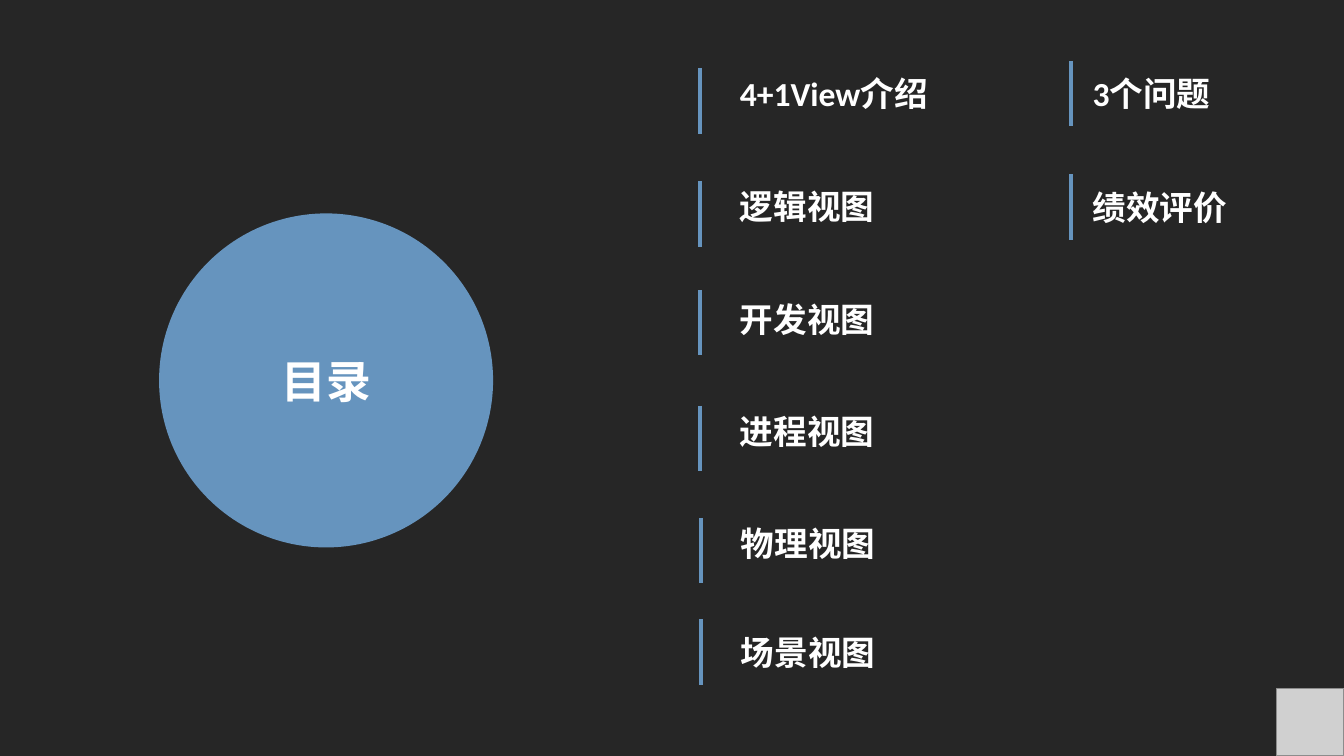
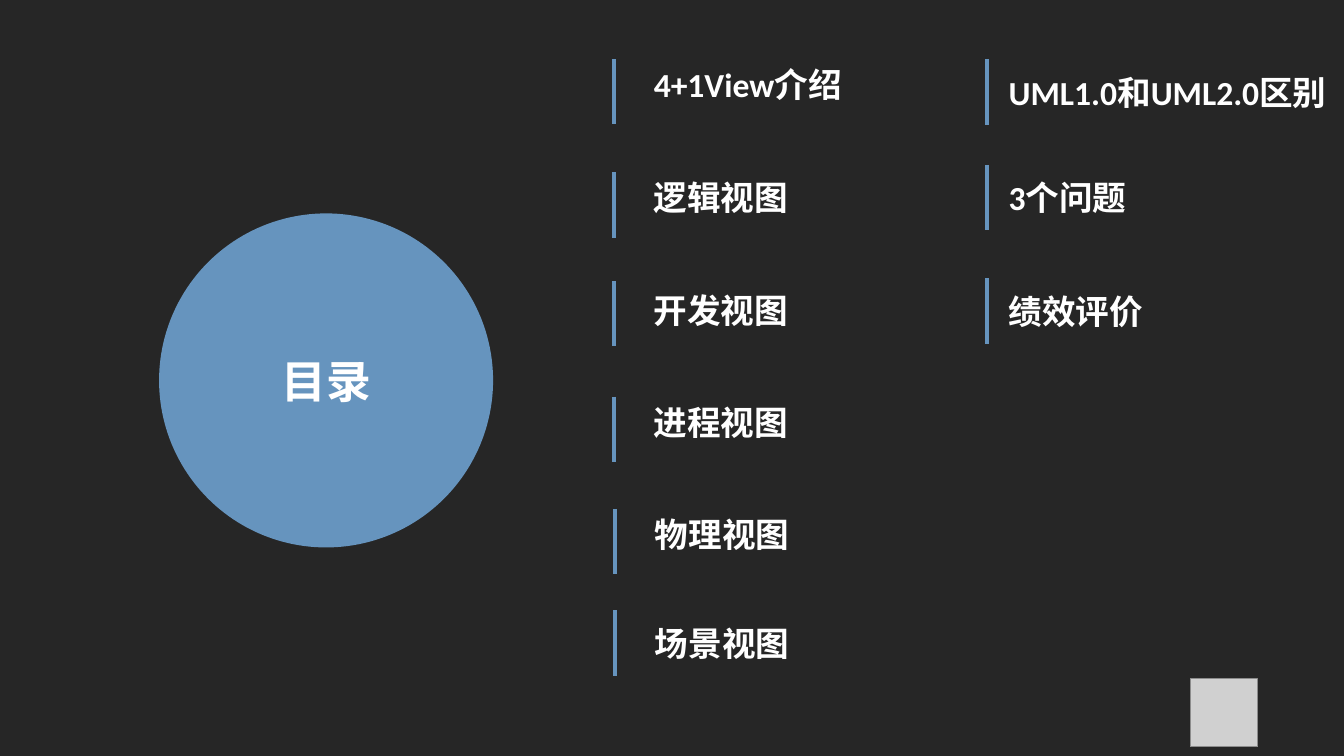
Before and after one commit to ToryXu0407/Project_yc, a slide deck: slide 2 of 翻转课堂/翻转课堂4+1View.pptx. Drawn at 1344x756 pixels with LibreOffice and Linux fonts; fonts in the diff are those of the drawing; grey boxes stand for pictures. Boxes give left, top, right and bottom in pixels: in the first picture for what was removed or moved away, otherwise in the second. Text is boxed around its words. In the diff, an @@ line names an element or a change of style, - is before the commit and + after.

```diff
--- a/翻转课堂/翻转课堂4+1View.pptx
+++ b/翻转课堂/翻转课堂4+1View.pptx
@@ 6 texts, 6 lines, 1 picture: place and size @@
-6 texts, 6 lines, 1 picture at [700, 69, 1344, 756]
+6 texts, 6 lines, 1 picture at [614, 59, 1258, 746]
@@ line added from (987, 59) to (987, 125), #6694BE 3 pt @@
@@ text added at [1009, 77, 1327, 108], 24 pt, text #FFFFFF, bold @@
+UML1.0和UML2.0区别
@@ 2 texts, 2 lines: place and size @@
-2 texts, 2 lines at [1071, 60, 1227, 240]
+2 texts, 2 lines at [987, 165, 1143, 344]
```
Also in this commit, not shown: 12 other slides changed, 8 slides added.
